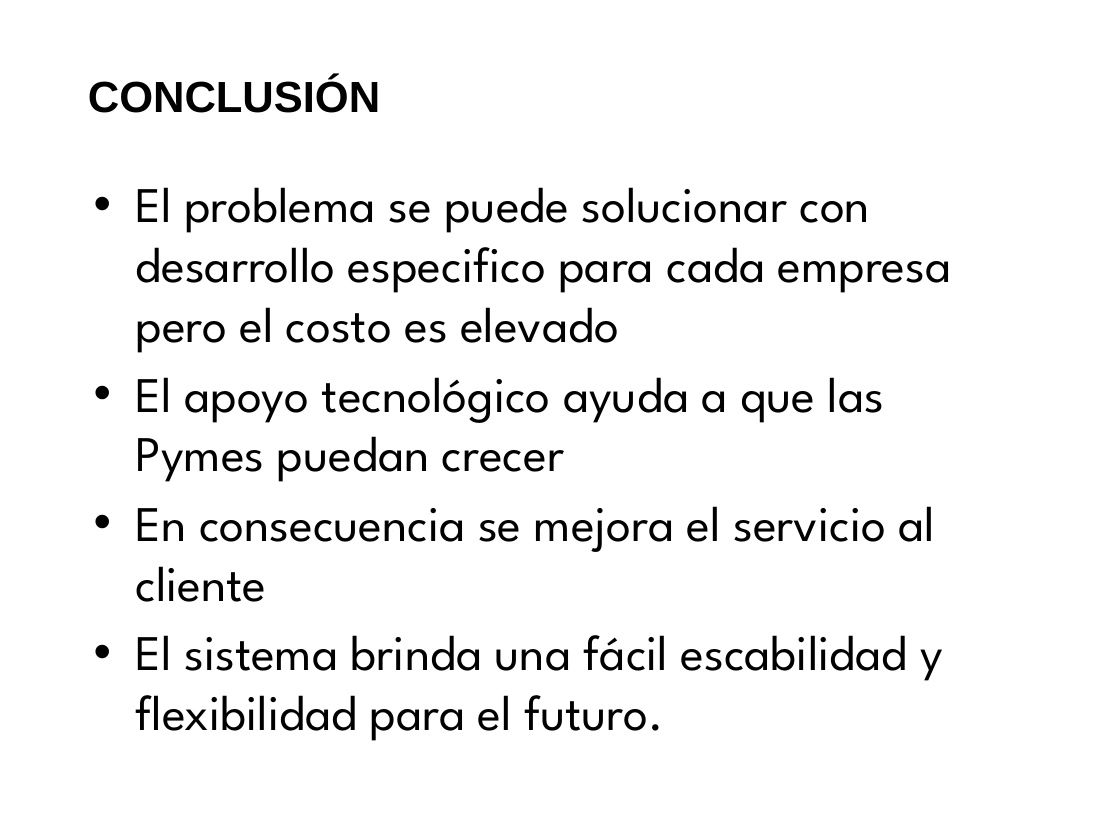
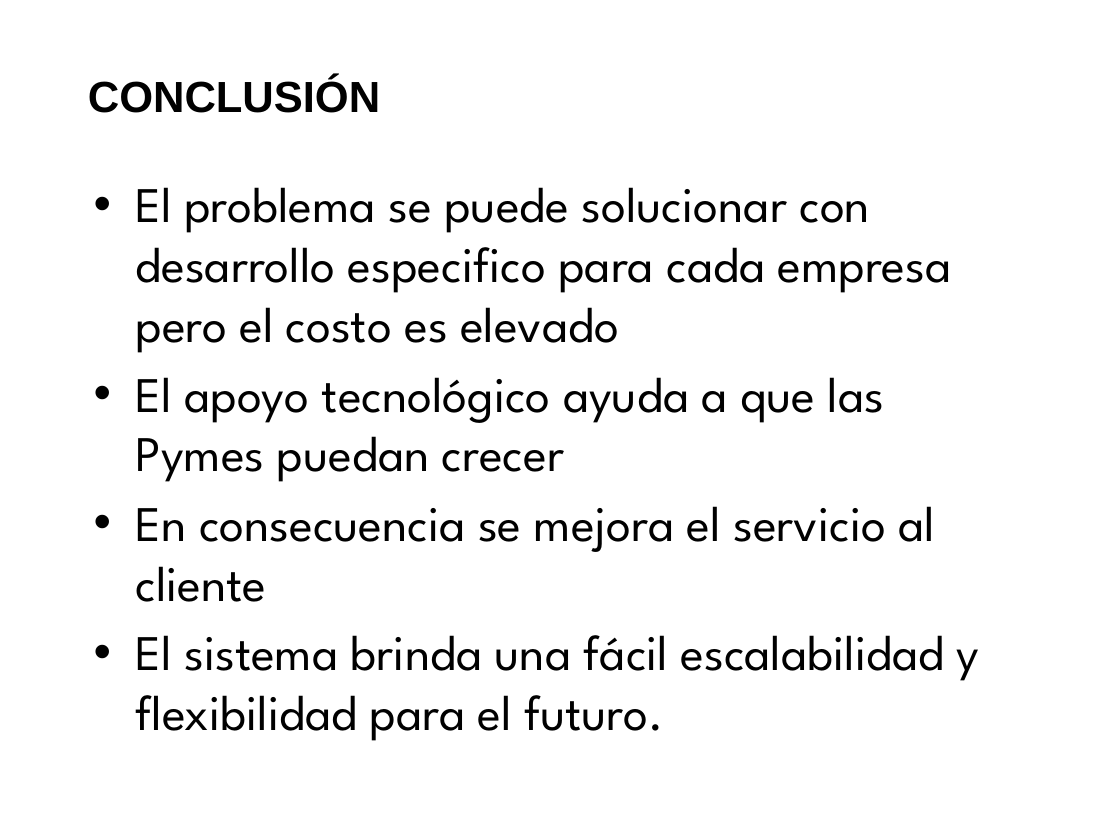
Before and after one commit to saburto/sigset, a slide deck: slide 33 of sigset/documentos/Documentos finales/Presentacion.pptx. Drawn at 1120x840 pixels with LibreOffice and Linux fonts; fonts in the diff are those of the drawing; background and template pictures are left out. Boxes give left, top, right and bottom in pixels: in the first picture for what was removed or moved away, otherwise in the second. Text is boxed around its words. In the diff, an @@ line names an element or a change of style, - is before the commit and + after.

```diff
--- a/sigset/documentos/Documentos finales/Presentacion.pptx
+++ b/sigset/documentos/Documentos finales/Presentacion.pptx
@@ text at <box>136,635,980,741</box>: text changed @@
-• El sistema brinda una fácil escabilidad y flexibilidad para el futuro.
+• El sistema brinda una fácil escalabilidad y flexibilidad para el futuro.
```
Also in this commit, not shown: 1 other slide changed, 1 other file.
